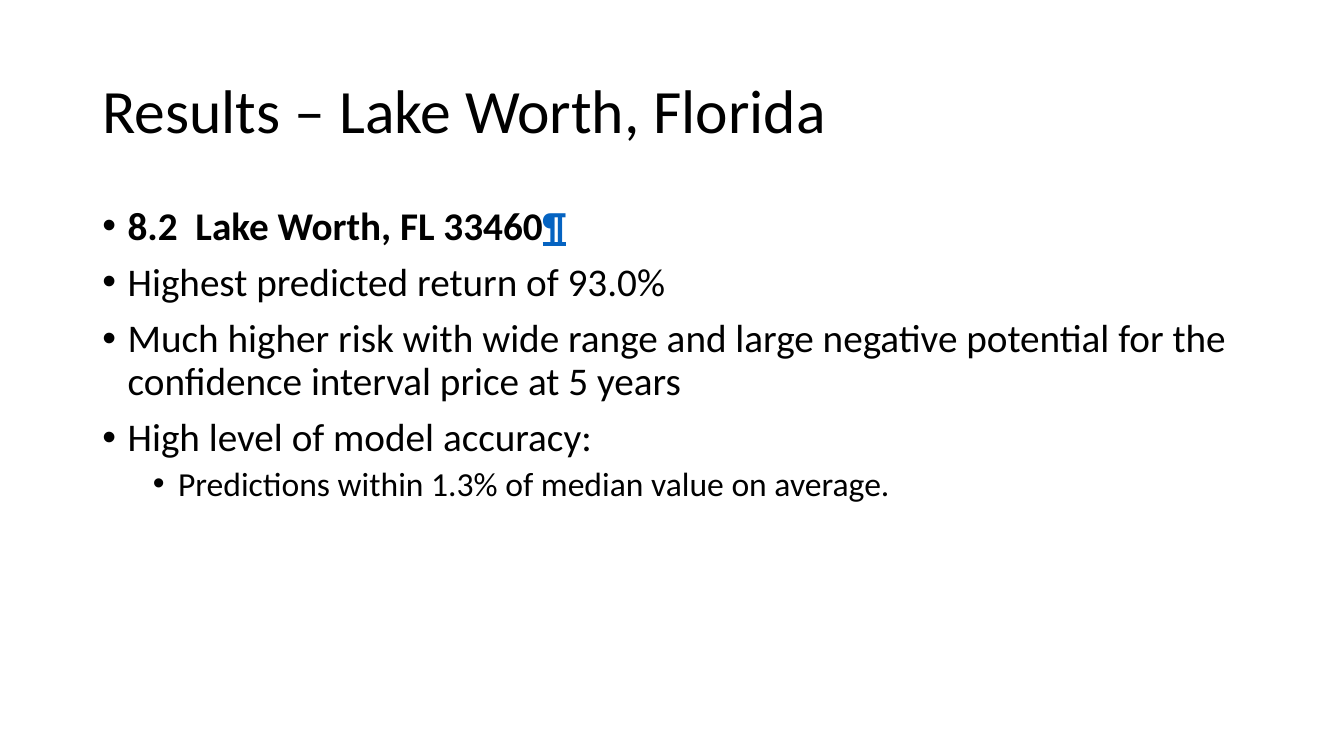
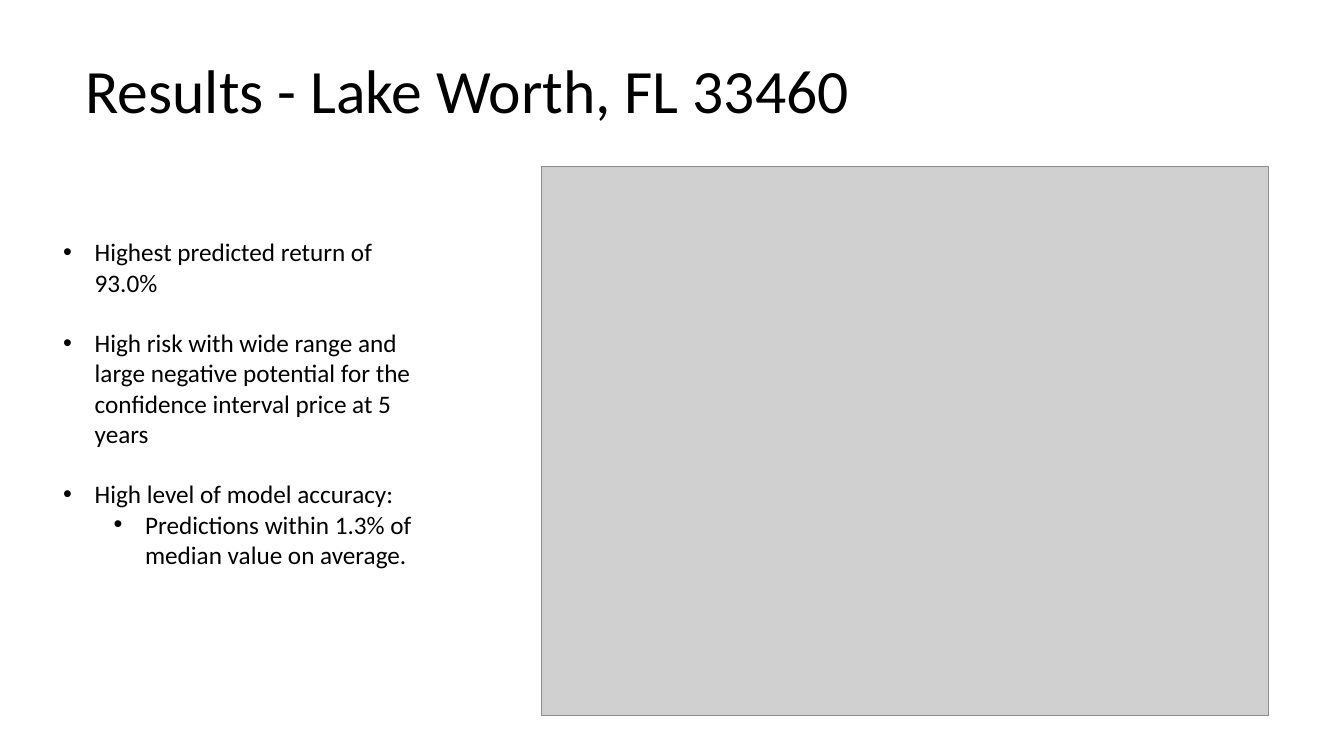
Before and after one commit to jpetoskey/Zillow_Time_Series, a slide deck: slide 7 of Real Estate Investment - Top Zip Codespptx.pptx (slide 9 before the commit). Drawn at 1344x756 pixels with LibreOffice and Linux fonts; fonts in the diff are those of the drawing; grey boxes stand for pictures. Boxes give left, top, right and bottom in pixels: in the first picture for what was removed or moved away, otherwise in the second. Text is boxed around its words. In the diff, an @@ line names an element or a change of style, - is before the commit and + after.

```diff
--- a/Real Estate Investment - Top Zip Codespptx.pptx
+++ b/Real Estate Investment - Top Zip Codespptx.pptx
@@ title at (x1=85, y1=70, x2=849, y2=121): text changed @@
-Results – Lake Worth, Florida
+Results - Lake Worth, FL 33460
@@ picture added at (x1=542, y1=166, x2=1269, y2=716) @@
@@ text "Highest predicted return of 93.0%" moved from (x1=128, y1=212, x2=1226, y2=502) to (x1=95, y1=243, x2=411, y2=569) @@
@@ text at (x1=128, y1=212, x2=566, y2=246): paragraph removed @@
-• 8.2 Lake Worth, FL 33460¶
@@ text at (x1=95, y1=243, x2=411, y2=569): size 28 to 18 pt in "Highest predicted return of 93.0%", "High level of model accuracy:"; size 24 to 18 pt in "Predictions within 1.3% of median value on ..."; indent changed; line spacing 0.9 to 1; less space between paragraphs @@
@@ text at (x1=95, y1=334, x2=410, y2=447): text changed; size 28 to 18 pt @@
-• Much higher risk with wide range and large negative potential for the confidence interval price at 5 years
+• High risk with wide range and large negative potential for the confidence interval price at 5 years
```
Also in this commit, not shown: 4 other slides changed, 7 slides added, 5 slides removed, 2 other files.
